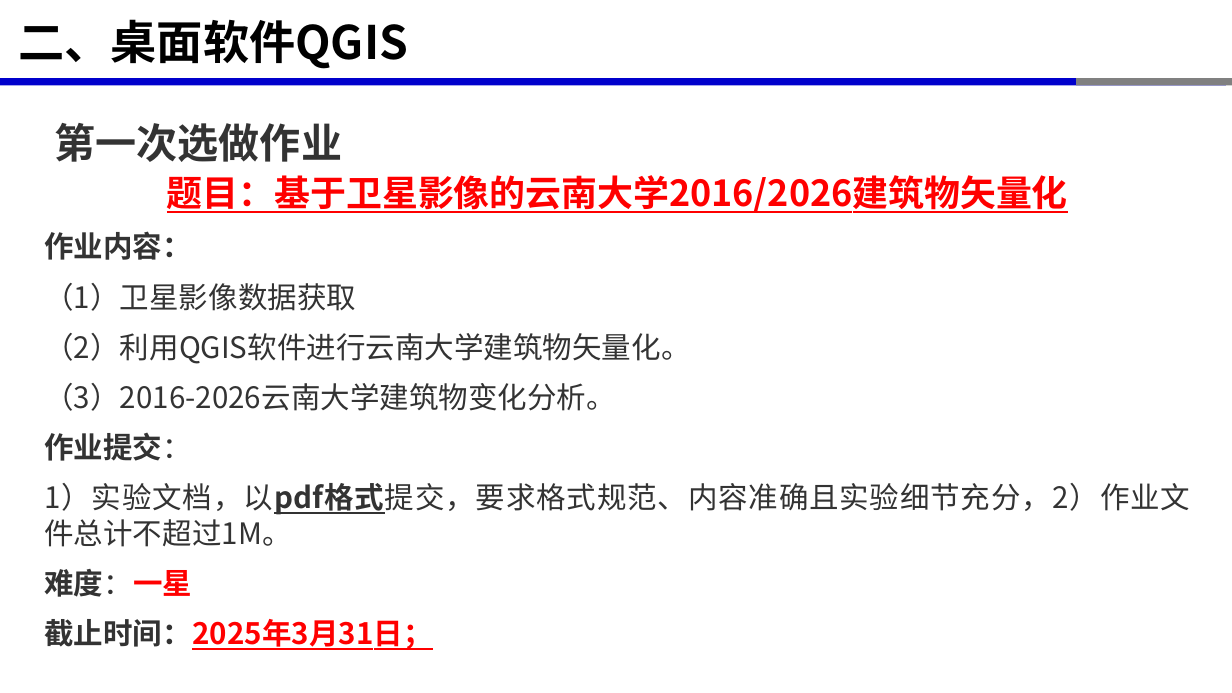
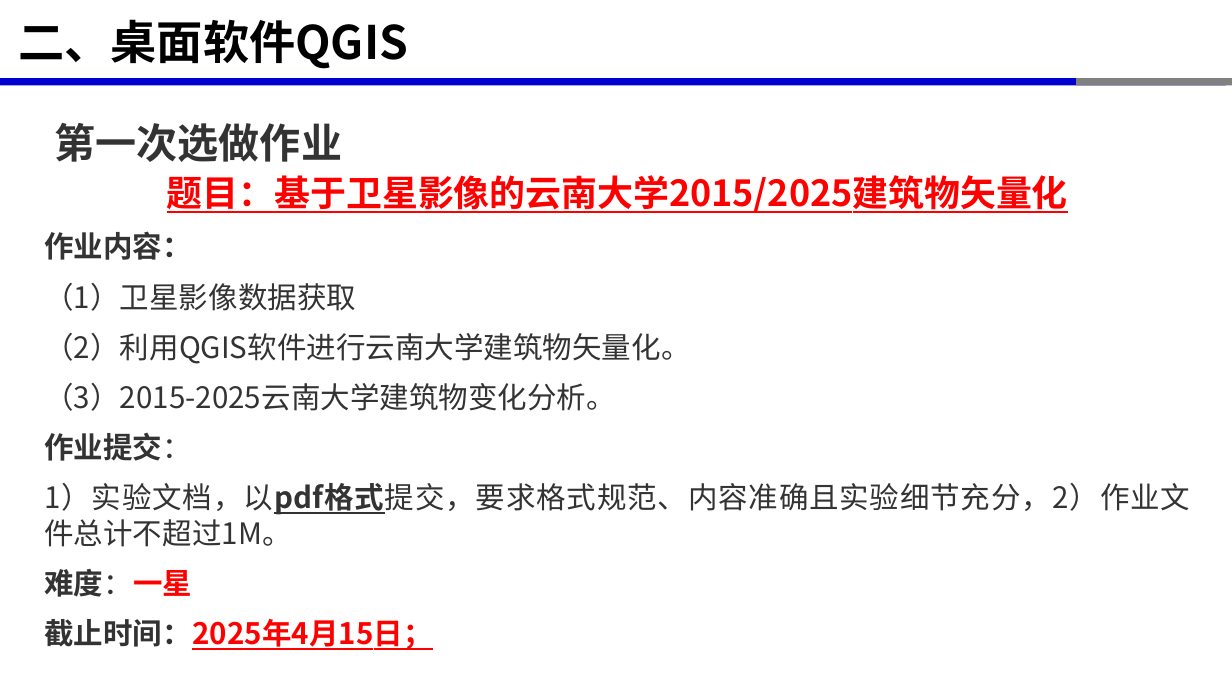
Before and after one commit to xinluo2018/spatial-data-processing, a slide deck: slide 1 of 第1章-空间数据简介/选做作业1.pptx. Drawn at 1232x693 pixels with LibreOffice and Linux fonts; fonts in the diff are those of the drawing. Boxes give left, top, right and bottom in pixels: in the first picture for what was removed or moved away, otherwise in the second. Text is boxed around its words. In the diff, an @@ line names an element or a change of style, - is before the commit and + after.

```diff
--- a/第1章-空间数据简介/选做作业1.pptx
+++ b/第1章-空间数据简介/选做作业1.pptx
@@ text at (167, 175, 1068, 213): text changed @@
-题目：基于卫星影像的云南大学2016/2026建筑物矢量化
+题目：基于卫星影像的云南大学2015/2025建筑物矢量化
@@ text at (44, 383, 615, 411): text changed @@
-（3）2016-2026云南大学建筑物变化分析。
+（3）2015-2025云南大学建筑物变化分析。
@@ text at (44, 619, 432, 650): text changed @@
-截止时间：2025年3月31日；
+截止时间：2025年4月15日；
```
Also in this commit, not shown: 10 other files.
